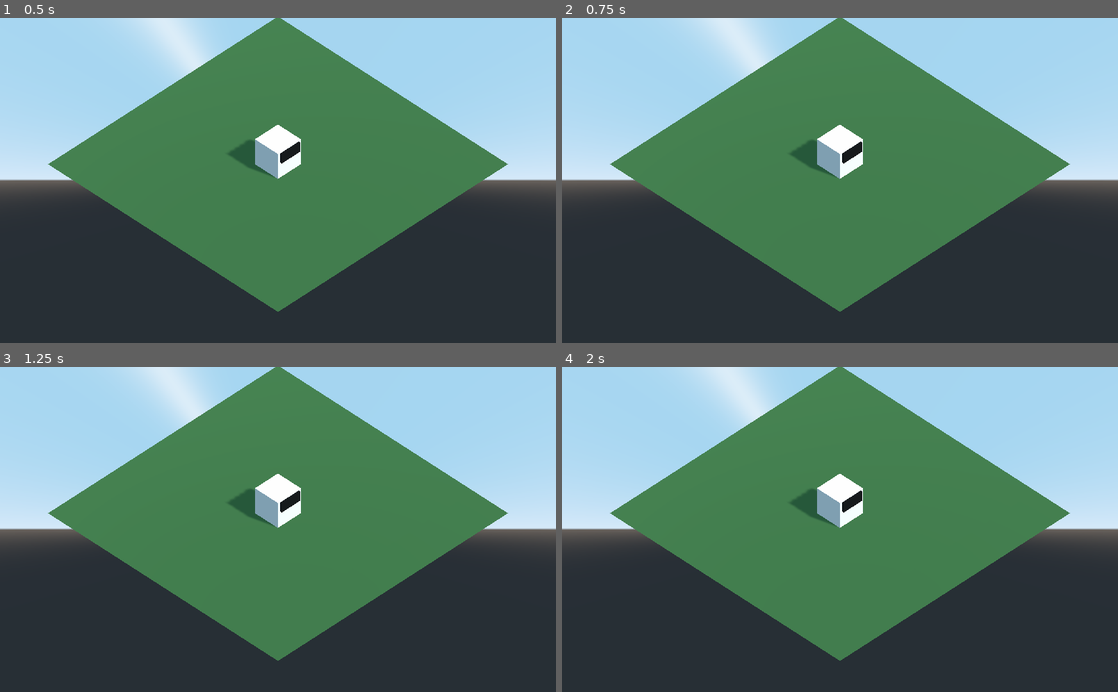
Above: before the commit, frames 1-4 (two rows, left to right).
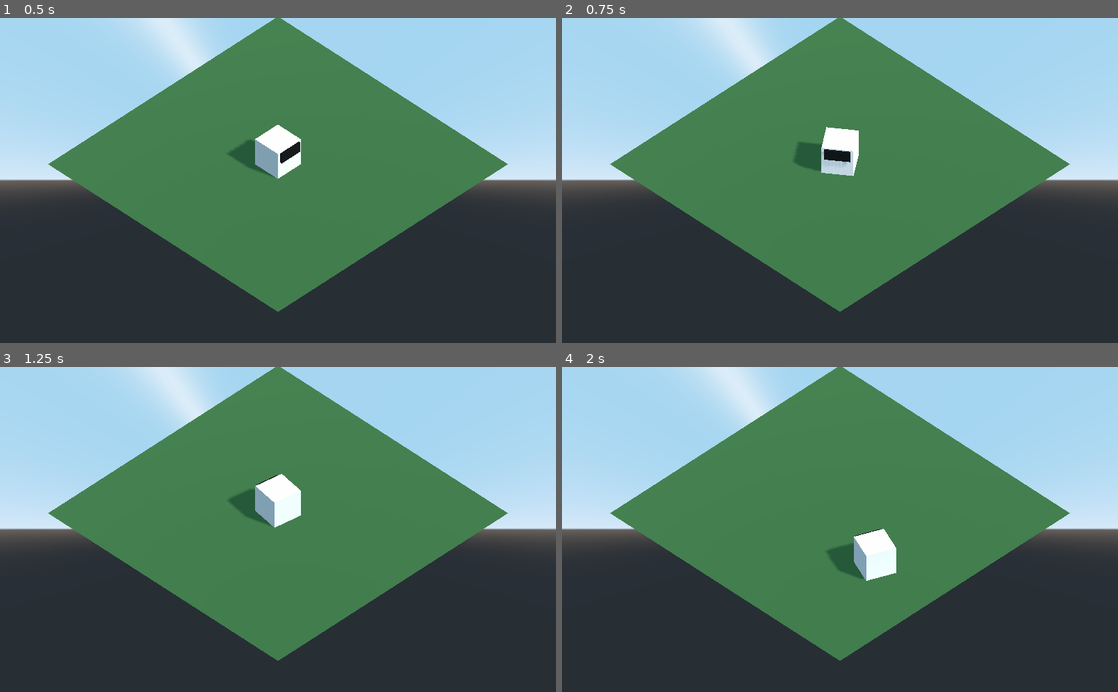
Above: after the commit, the same moments.

Repository: pixelsyntax/coolfriends-pingpong
Game: Godot game, scene res://Scenes/Initial Testscene.tscn
Two runs of this game, one before a commit and one after it. Both use one fixed random seed, a clock stepped at 60 frames per second and the inputs below.
Inputs:
- Up to frame 1 (0.5 s): no input
- Up to frame 2 (0.75 s): tap Enter at 0.5 s; hold Right (ui_right) from 0.53 s (still down)
- Up to frame 3 (1.25 s): keep holding Right (ui_right)
- Up to frame 4 (2 s): release Right (ui_right) at 1.28 s; hold Down (ui_down) from 1.28 s (still down)

Frame 1 is identical in both runs. In frame 2, 0.7% of the frame differs, in the area x 41-55%, y 32-50%; in frame 3, 0.2%; in frame 4, 2.6%, in the area x 41-61%, y 32-66%.

Commit message:
simple movement

Diff:
--- a/coolfriends-godot/Scenes/Initial Testscene.tscn
+++ b/coolfriends-godot/Scenes/Initial Testscene.tscn
@@ -1,30 +1,32 @@
-[gd_scene load_steps=5 format=2]
+[gd_scene load_steps=6 format=2]
 
 [ext_resource path="res://Scenes/Player KinematicBody.tscn" type="PackedScene" id=1]
+[ext_resource path="res://Scenes/Player KinematicBody.gd" type="Script" id=2]
 
-[sub_resource type="SpatialMaterial" id=3]
+[sub_resource type="SpatialMaterial" id=1]
 albedo_color = Color( 0.231373, 0.419608, 0.227451, 1 )
 
-[sub_resource type="PlaneMesh" id=1]
-material = SubResource( 3 )
+[sub_resource type="PlaneMesh" id=2]
+material = SubResource( 1 )
 size = Vector2( 20, 20 )
 
-[sub_resource type="BoxShape" id=2]
+[sub_resource type="BoxShape" id=3]
 extents = Vector3( 10, 1, 10 )
 
 [node name="Initial Testscene" type="Spatial"]
 
 [node name="Player KinematicBody" parent="." instance=ExtResource( 1 )]
 transform = Transform( 1, 0, 0, 0, 1, 0, 0, 0, 1, 0, 1, 0 )
+script = ExtResource( 2 )
 
 [node name="Ground" type="StaticBody" parent="."]
 
 [node name="CSGMesh" type="CSGMesh" parent="Ground"]
-mesh = SubResource( 1 )
+mesh = SubResource( 2 )
 
 [node name="CollisionShape" type="CollisionShape" parent="Ground"]
 transform = Transform( 1, 0, 0, 0, 1, 0, 0, 0, 1, 0, -1, 0 )
-shape = SubResource( 2 )
+shape = SubResource( 3 )
 
 [node name="DirectionalLight" type="DirectionalLight" parent="."]
 transform = Transform( 0.965926, -0.183013, 0.183013, 0, 0.707107, 0.707107, -0.258819, -0.683013, 0.683013, 0, 5.08057, -8.59462 )
--- /dev/null
+++ b/coolfriends-godot/Scenes/Player KinematicBody.gd
@@ -0,0 +1,19 @@
+extends KinematicBody
+
+# Declare member variables here.:
+var speed = 8.0
+var rotSpeed = 270.0
+
+func _ready():
+	pass # Replace with function body.
+
+func _process(delta):
+	var fwd = get_global_transform().basis.z;
+	if Input.is_action_pressed("ui_right"):
+		rotate_y(deg2rad(rotSpeed) * -delta)
+	if Input.is_action_pressed("ui_left"):
+		rotate_y(deg2rad(rotSpeed) * delta)
+	if Input.is_action_pressed("ui_up"):
+		move_and_collide(fwd * delta * speed, true)
+	if Input.is_action_pressed("ui_down"):
+		move_and_collide(fwd * delta * -speed, true)
